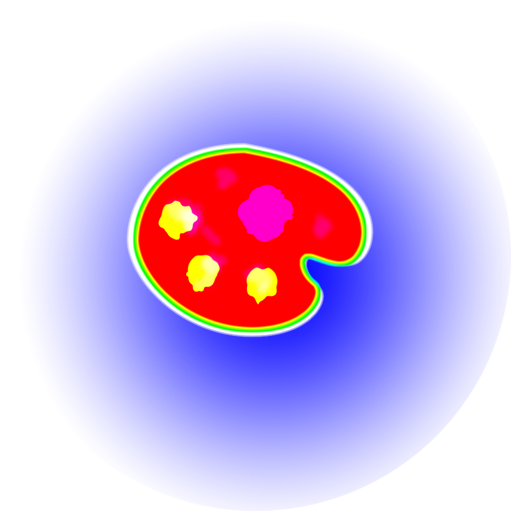
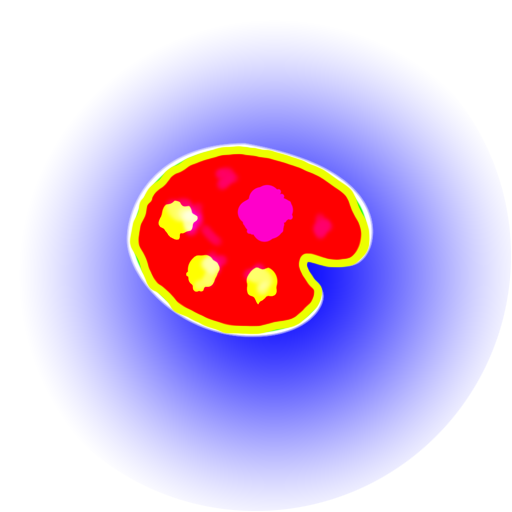
Comparing the layer stacks of the two 512×512 images. Changes:
added layer "viewport_mask копия" above "viewport_mask" over <box>129,145,371,335</box>
hid group "viewport_mask" (4 layers) over <box>129,145,371,335</box>
